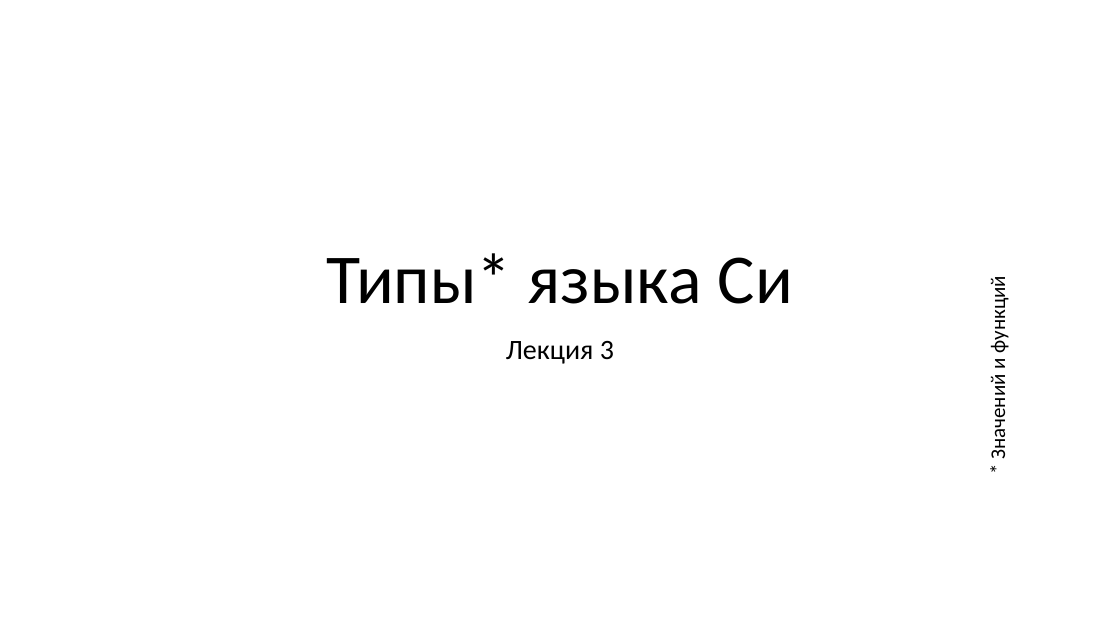
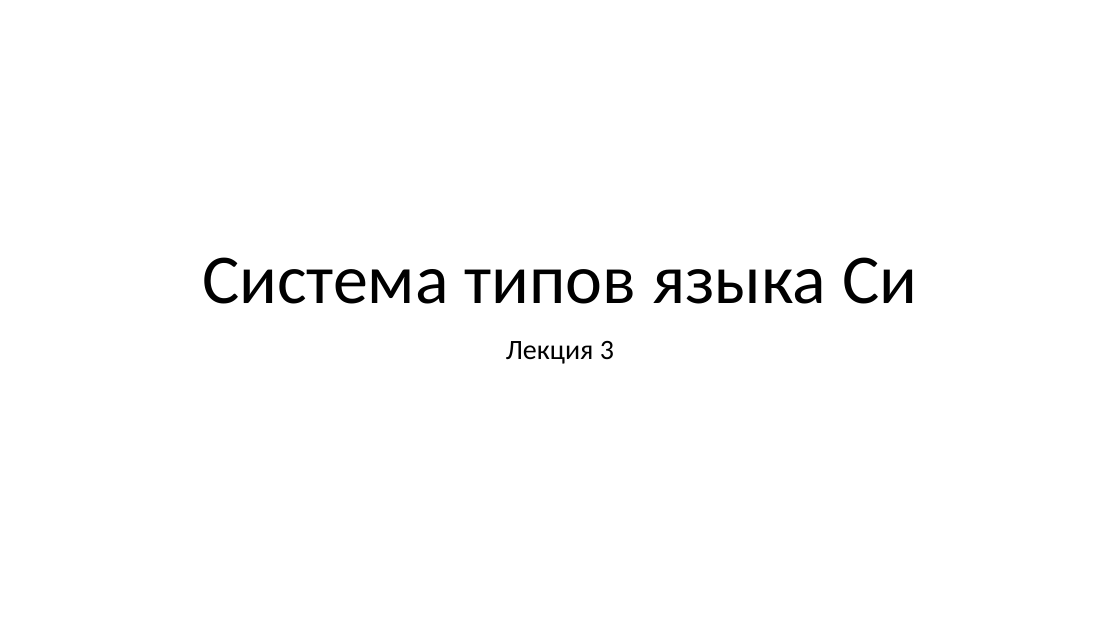
Before and after one commit to Evgueni-Petrov-aka-espetrov/Algorithms-and-Programming-in-C-pptx, a slide deck: slide 1 of 03.5 Типы языка С.pptx. Drawn at 1120x630 pixels with LibreOffice and Linux fonts; fonts in the diff are those of the drawing. Boxes give left, top, right and bottom in pixels: in the first picture for what was removed or moved away, otherwise in the second. Text is boxed around its words. In the diff, an @@ line names an element or a change of style, - is before the commit and + after.

```diff
--- a/03.5 Типы языка С.pptx
+++ b/03.5 Типы языка С.pptx
@@ title at bbox=[202, 257, 917, 304]: text changed @@
-Типы* языка Си
+Система типов языка Си
@@ text removed at bbox=[985, 283, 1011, 457] @@
-* Значений и функций
```
Also in this commit, not shown: 14 other slides changed, 142 slides added, 13 slides removed.
